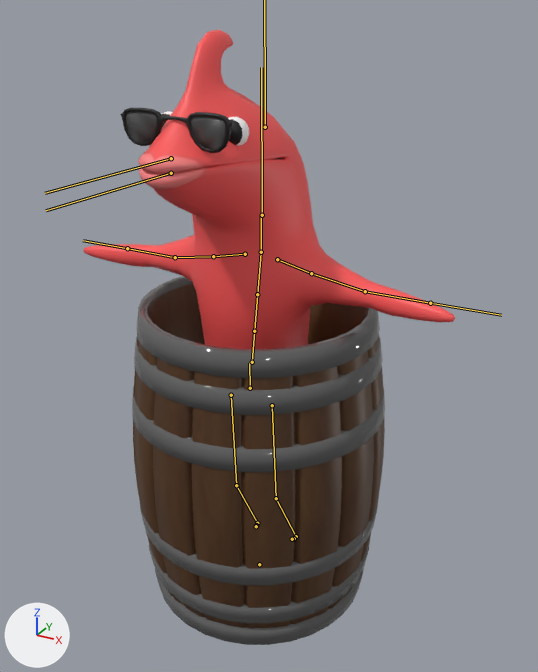
The FBX model Assets/Models/Enemies/barrel.fbx as it was, and as the next commit left it.
One viewpoint serves both versions: a 50 mm lens placed at (3.17, -5.56, 5.5), pointed at (0.12, -0.01, 2.73). The lights are fixed; the arrows at lower left show +X, +Y and +Z. Both versions are drawn at frame 89 of the action 'BarrelIdle'; the numbers are the values there. The bones that bend it are drawn over the model as lines.

In view in the first picture: 'Barrel', 'FishBody.002'.
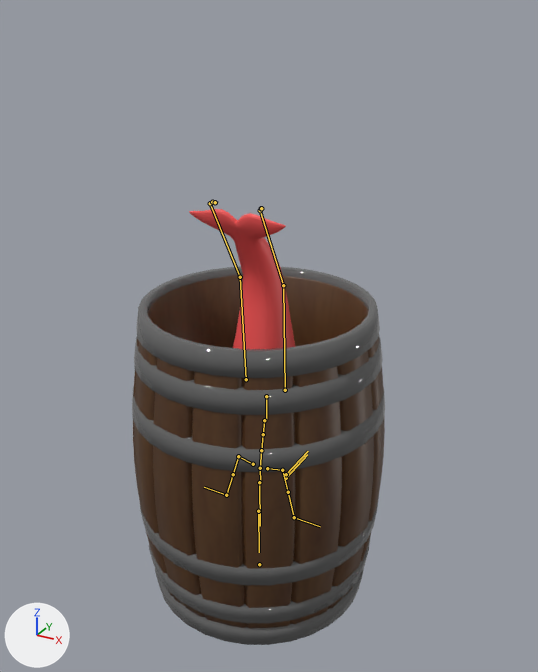
Commit message: Barrel avatar/animator adjusted

The edits, one by one:
Bone 'mixamorig:Hips' (bone_mixamorig_hips) moves from (0.0, 0.0, 0.0) to (0.0, -2.2, -2.9).
Bone 'mixamorig:Hips' (bone_mixamorig_hips) turns from (0, 0, 0) to (180, 0, 0) degrees about its own x, y and z.
Bone 'mixamorig:Spine' (bone_mixamorig_spine) is rescaled from (1.0, 1.0, 1.0) to (0.5, 0.5, 0.5).
Bone 'mixamorig:Head' (bone_mixamorig_head) is rescaled from (1.0, 1.0, 1.0) to (0.9, 0.9, 0.9).
Bone 'mixamorig:LeftArm' (bone_mixamorig_leftarm) turns from (0, 0, 0) to (-80, 2, 47) degrees about its own x, y and z.
Bone 'mixamorig:LeftForeArm' (bone_mixamorig_leftforearm) turns from (0, 0, 0) to (10, 2, -8) degrees about its own x, y and z.
Bone 'mixamorig:LeftHand' (bone_mixamorig_lefthand) turns from (0, 0, 0) to (67, 37, -10) degrees about its own x, y and z.
Bone 'mixamorig:RightArm' (bone_mixamorig_rightarm) turns from (0, 0, 0) to (-80, -2, -47) degrees about its own x, y and z.
Bone 'mixamorig:RightForeArm' (bone_mixamorig_rightforearm) turns from (0, 0, 0) to (11, -1, 8) degrees about its own x, y and z.
Bone 'mixamorig:RightHand' (bone_mixamorig_righthand) turns from (0, 0, 0) to (67, -38, 10) degrees about its own x, y and z.
Bone 'Ctrl_Master' (bone_ctrl_master) turns from (0, 0, 0) to (180, -1, 0) degrees about its own x, y and z.
Bone 'barrelroot' (bone_barrelroot) turns from (0, 0, 0) to (-180, -1, 0) degrees about its own x, y and z.

Where the change shows, as pixel boxes [x1, y1, x2, y2] in the pictures (538 x 672 px):
'FishBody.002', posed
    before: [83, 30, 455, 349]
    after: [189, 209, 295, 349]
bone 'mixamorig:Hips', root to tip
    before: (250, 388) to (249, 363)
    after: (266, 396) to (266, 419)
bone 'mixamorig:Spine', root to tip
    before: (252, 362) to (254, 331)
    after: (264, 420) to (263, 434)
bone 'mixamorig:Head', root to tip
    before: (262, 215) to (261, 67)
    after: (259, 482) to (260, 526)
bone 'mixamorig:LeftArm', root to tip
    before: (311, 273) to (365, 291)
    after: (282, 470) to (288, 492)
bone 'mixamorig:LeftForeArm', root to tip
    before: (365, 291) to (430, 303)
    after: (288, 492) to (294, 517)
bone 'mixamorig:LeftHand', root to tip
    before: (430, 303) to (501, 315)
    after: (294, 517) to (320, 526)
bone 'mixamorig:RightArm', root to tip
    before: (213, 256) to (175, 257)
    after: (238, 456) to (233, 474)
bone 'mixamorig:RightForeArm', root to tip
    before: (175, 257) to (127, 248)
    after: (233, 474) to (226, 495)
bone 'mixamorig:RightHand', root to tip
    before: (127, 248) to (83, 240)
    after: (226, 495) to (204, 487)
